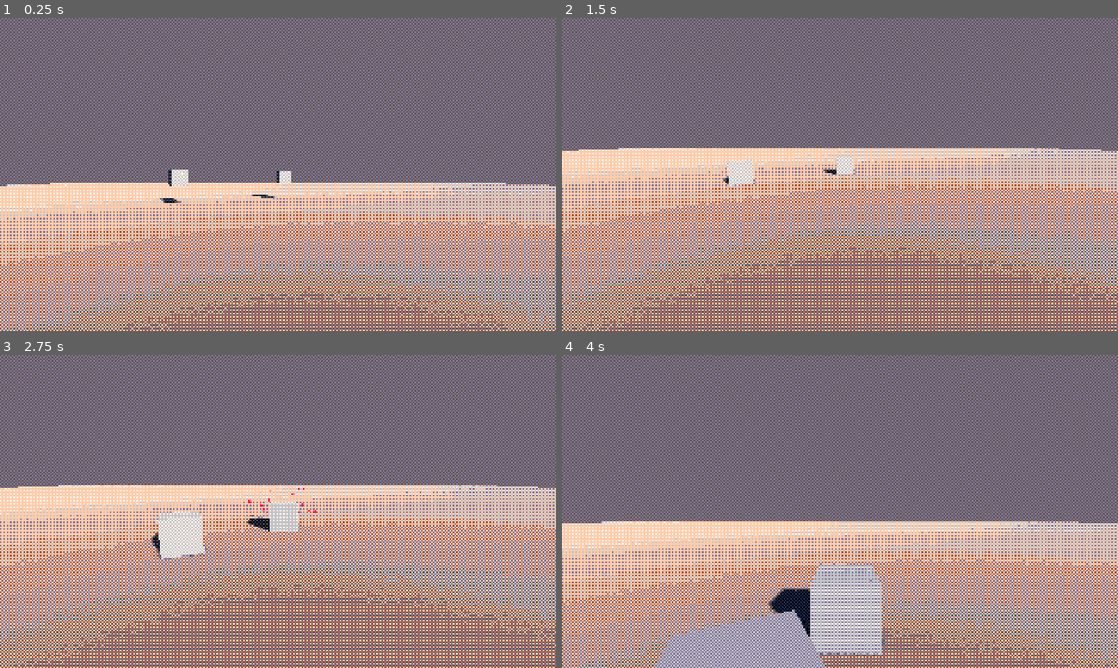
Above: before the commit, frames 1-4 (two rows, left to right).
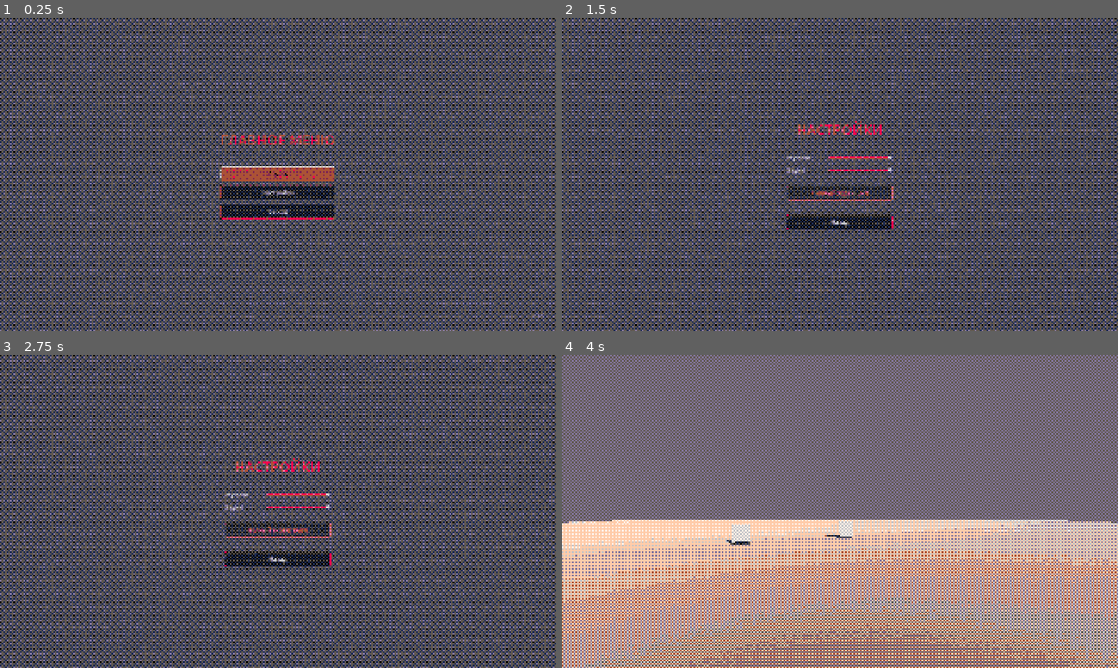
Above: after the commit, the same moments.

Repository: avictasacrifice/godot-templates-2026-3d
Game: Godot game, scene res://_Game/Scene/menu/main menu.tscn
The game is run twice, just before and just after one commit, with the same random seed, the same clock (stepped at 60 frames per second) and the same inputs. Before the commit the project starts from res://_Game/Scene/main/MAIN.tscn.
Inputs (mouse positions are in pixels of both pictures, inside the frame that each line leads up to):
- Up to frame 1 (0.25 s): no input
- Up to frame 2 (1.5 s): click (840, 193) at 0.5 s, where only the run after the commit has a clickable "Настройки"; click (840, 193) at 1.25 s, where only the run after the commit has a clickable "Полный экран: Выкл"
- Up to frame 3 (2.75 s): click (278, 530) at 2 s, where only the run after the commit has a clickable "Полный экран: Вкл"
- Up to frame 4 (4 s): click (840, 558) at 2.75 s, where only the run after the commit has a clickable "Назад"; click (840, 511) at 3.5 s, where only the run after the commit has a clickable "Играть"

The runs differ from the first frame. In frame 1, 86% of the frame differs, in the area x 0-100%, y 0-100%; in frame 2, 88%; in frame 3, 88%; in frame 4, 8.5%.

Commit message:
бля какой пиздец

Diff:
--- a/_Game/Scene/main/MAIN.tscn
+++ b/_Game/Scene/main/MAIN.tscn
@@ -65,24 +65,6 @@
 transform = Transform3D(0.99999976, 0, 0, 0, 0.99999994, 0, 0, 0, 0.99999976, 0, 0, 0)
 shape = SubResource("BoxShape3D_hl1nl")
 
-[node name="Enemy" parent="." unique_id=1859471518 instance=ExtResource("3_w20bv")]
-transform = Transform3D(1, 0, 0, 0, 1, 0, 0, 0, 1, 0, 2.5227563, 2.6736915)
-
-[node name="Enemy2" parent="." unique_id=630593048 instance=ExtResource("3_w20bv")]
-transform = Transform3D(1, 0, 0, 0, 1, 0, 0, 0, 1, 0, 2.5227563, 10.750144)
-
-[node name="Enemy3" parent="." unique_id=341010776 instance=ExtResource("3_w20bv")]
-transform = Transform3D(1, 0, 0, 0, 1, 0, 0, 0, 1, 0, 2.5227563, 25.923176)
-
-[node name="Enemy4" parent="." unique_id=2074479479 instance=ExtResource("3_w20bv")]
-transform = Transform3D(1, 0, 0, 0, 1, 0, 0, 0, 1, -19.70294, 2.5227563, 2.6736915)
-
-[node name="Enemy5" parent="." unique_id=577383417 instance=ExtResource("3_w20bv")]
-transform = Transform3D(1, 0, 0, 0, 1, 0, 0, 0, 1, -19.70294, 2.5227563, 10.750144)
-
-[node name="Enemy6" parent="." unique_id=1503067112 instance=ExtResource("3_w20bv")]
-transform = Transform3D(1, 0, 0, 0, 1, 0, 0, 0, 1, -19.70294, 2.5227563, 25.923176)
-
 [node name="Enemy7" parent="." unique_id=836717552 instance=ExtResource("3_w20bv")]
 transform = Transform3D(0.41691914, 0, -0.9089436, 0, 1, 0, 0.9089436, 0, 0.41691914, 0.5058565, 2.5227563, -17.386166)
 
@@ -102,6 +84,7 @@
 transform = Transform3D(0.41691914, 0, -0.9089436, 0, 1, 0, 0.9089436, 0, 0.41691914, 12.730562, 2.5227563, 11.600187)
 
 [node name="CanvasLayer" type="CanvasLayer" parent="." unique_id=1358943668]
+layer = 300
 
 [node name="Shader" type="Control" parent="CanvasLayer" unique_id=1735017546]
 layout_mode = 3
--- /dev/null
+++ b/_Game/Scene/menu/main menu.tscn
@@ -0,0 +1,37 @@
+[gd_scene format=3 uid="uid://dqaf8qss06d7m"]
+
+[ext_resource type="Shader" uid="uid://6vvrsg3cndc6" path="res://_Game/Scene/main/dither.gdshader" id="1_4tmqj"]
+[ext_resource type="Script" uid="uid://da8ieq6gg25vu" path="res://_Game/Scene/menu/main_menu.gd" id="1_uh72w"]
+[ext_resource type="Script" uid="uid://budg5tjkdblb7" path="res://_Game/Scene/main/palette_controller.gd" id="2_a1nap"]
+
+[sub_resource type="ShaderMaterial" id="ShaderMaterial_hl1nl"]
+shader = ExtResource("1_4tmqj")
+shader_parameter/palette = PackedVector3Array(0, 0, 0, 0, 0, 0, 0, 0, 0, 0, 0, 0, 0, 0, 0, 0, 0, 0, 0, 0, 0, 0, 0, 0, 0, 0, 0, 0, 0, 0, 0, 0, 0, 0, 0, 0, 0, 0, 0, 0, 0, 0, 0, 0, 0, 0, 0, 0, 0, 0, 0, 0, 0, 0, 0, 0, 0, 0, 0, 0, 0, 0, 0, 0, 0, 0, 0, 0, 0, 0, 0, 0, 0, 0, 0, 0, 0, 0, 0, 0, 0, 0, 0, 0, 0, 0, 0, 0, 0, 0, 0, 0, 0, 0, 0, 0, 0, 0, 0, 0, 0, 0, 0, 0, 0, 0, 0, 0, 0, 0, 0, 0, 0, 0, 0, 0, 0, 0, 0, 0, 0, 0, 0, 0, 0, 0, 0, 0, 0, 0, 0, 0, 0, 0, 0, 0, 0, 0, 0, 0, 0, 0, 0, 0, 0, 0, 0, 0, 0, 0, 0, 0, 0, 0, 0, 0, 0, 0, 0, 0, 0, 0, 0, 0, 0, 0, 0, 0, 0, 0, 0, 0, 0, 0, 0, 0, 0, 0, 0, 0, 0, 0, 0, 0, 0, 0, 0, 0, 0, 0, 0, 0)
+shader_parameter/palette_size = 2
+shader_parameter/dither_mode = 2
+shader_parameter/auto_strength = true
+shader_parameter/dither_strength = 0.4
+shader_parameter/pattern_scale = 1.0
+shader_parameter/grain_strength = 0.025
+
+[node name="MainMenu" type="Control" unique_id=354147926]
+layout_mode = 3
+anchors_preset = 0
+
+[node name="CanvasLayer" type="CanvasLayer" parent="." unique_id=588576838]
+layer = 300
+
+[node name="ColorRect" type="ColorRect" parent="CanvasLayer" unique_id=519263632]
+material = SubResource("ShaderMaterial_hl1nl")
+anchors_preset = 15
+anchor_right = 1.0
+anchor_bottom = 1.0
+grow_horizontal = 2
+grow_vertical = 2
+mouse_filter = 2
+script = ExtResource("2_a1nap")
+
+[node name="Control" type="Control" parent="." unique_id=2025825327]
+anchors_preset = 0
+script = ExtResource("1_uh72w")
+game_scene = "uid://d1n6oc3tfm8ls"
--- /dev/null
+++ b/_Game/Scene/menu/main_menu.gd
@@ -0,0 +1,115 @@
+extends Control
+## Главное меню на базе автолоада UIKit.
+##
+## Использование:
+##   1. Повесить скрипт на корневой Control сцены main_menu.tscn
+##   2. Либо указать game_scene в инспекторе → «Играть» переключит сцену,
+##      либо подключиться к сигналу play_requested снаружи.
+##
+## Escape в настройках возвращает в главное меню.
+
+signal play_requested
+signal quit_requested
+
+@export_file("*.tscn") var game_scene: String = ""
+
+var _in_settings := false
+var _fs_button: Button
+
+
+func _ready() -> void:
+	# Сам Control ничего не рисует — не мешаем кликам доходить до UI UIKit.
+	mouse_filter = Control.MOUSE_FILTER_IGNORE
+	_build_main_menu()
+
+
+func _exit_tree() -> void:
+	# Страховка: UIKit-слой живёт в /root, а не в сцене,
+	# поэтому при смене сцены обязательно закрываем экран.
+	if UIKit.is_open():
+		UIKit.close_screen()
+
+
+# =====================================================================
+# Главное меню
+# =====================================================================
+func _build_main_menu() -> void:
+	_in_settings = false
+	UIKit.create_screen(true, false)   # показать курсор, игру не паузить
+
+	UIKit.vbox()
+	UIKit.title("ГЛАВНОЕ МЕНЮ")
+	UIKit.spacer(30)
+	UIKit.button("Играть",    _on_play,       true, true)   # accent + фокус
+	UIKit.button("Настройки", _open_settings)
+	UIKit.button("Выход",     _on_quit)
+	UIKit.pop_parent()                                      # выйти из vbox
+
+	UIKit.dim("v1.0", UIKit.Align.BOTTOM_RIGHT)
+	UIKit.fade_in()
+	Audio.play_music(&"menu", 1.0)
+
+# =====================================================================
+# Настройки
+# =====================================================================
+func _open_settings() -> void:
+	_in_settings = true
+	UIKit.create_screen(true, false)
+
+	UIKit.vbox()
+	UIKit.title("НАСТРОЙКИ")
+	UIKit.spacer(20)
+
+	# Слайдеры громкости — работают, если в проекте есть автолоад Audio
+	# с методами get_volume(bus)/set_volume(bus, v). Иначе просто слайдеры.
+	UIKit.volume_slider("Музыка", &"Music")
+	UIKit.volume_slider("Звуки",  &"SFX")
+
+	UIKit.spacer(10)
+	_fs_button = UIKit.button(_fullscreen_label(), _toggle_fullscreen)
+
+	UIKit.spacer(20)
+	UIKit.button("Назад", func(): Audio.save_settings(); _build_main_menu(), false, true)
+	UIKit.pop_parent()
+
+	UIKit.fade_in()
+
+
+func _fullscreen_label() -> String:
+	var on := DisplayServer.window_get_mode() == DisplayServer.WINDOW_MODE_FULLSCREEN
+	return "Полный экран: %s" % ("Вкл" if on else "Выкл")
+
+
+func _toggle_fullscreen() -> void:
+	var on := DisplayServer.window_get_mode() == DisplayServer.WINDOW_MODE_FULLSCREEN
+	DisplayServer.window_set_mode(
+		DisplayServer.WINDOW_MODE_WINDOWED if on else DisplayServer.WINDOW_MODE_FULLSCREEN
+	)
+	if is_instance_valid(_fs_button):
+		_fs_button.text = _fullscreen_label()
+
+
+# =====================================================================
+# Действия
+# =====================================================================
+func _on_play() -> void:
+	UIKit.close_screen()
+	play_requested.emit()
+	if game_scene != "" and ResourceLoader.exists(game_scene):
+		# deferred — чтобы сигнальные обработчики успели отработать раньше смены сцены
+		get_tree().change_scene_to_file.call_deferred(game_scene)
+
+
+func _on_quit() -> void:
+	UIKit.close_screen()
+	quit_requested.emit()
+	get_tree().quit.call_deferred()
+
+
+# =====================================================================
+# Escape в настройках = «Назад»
+# =====================================================================
+func _unhandled_input(event: InputEvent) -> void:
+	if _in_settings and event.is_action_pressed("ui_cancel"):
+		get_viewport().set_input_as_handled()
+		_build_main_menu()
--- /dev/null
+++ b/_Game/UI/UiKit.gd
@@ -0,0 +1,464 @@
+extends Node
+## UIKit — минималистичный автолоад для быстрой сборки UI из кода.
+##
+## Пример (главное меню):
+##   UIKit.create_screen()
+##   UIKit.vbox()                              # центрированная коробка, пушится в стек
+##   UIKit.title("ГЛАВНОЕ МЕНЮ")
+##   UIKit.spacer(30)
+##   UIKit.button("Играть", _on_play, true, true)   # accent, фокус по умолчанию
+##   UIKit.button("Выход", _on_quit)
+##   UIKit.pop_parent()                        # вышли из vbox
+##   UIKit.dim("v1.0", UIKit.Align.BOTTOM_RIGHT)
+##   UIKit.fade_in()
+##
+## Меню паузы:
+##   UIKit.create_screen(true, true)           # освободить мышь + поставить игру на паузу
+##   ...                                       # close_screen() вернёт мышь и снимет паузу
+##
+## Стек родителей: каждая фабрика кладёт себя в текущего родителя.
+## vbox() / hbox() / panel() / margin() пушат себя в стек — не забудь pop_parent(),
+## либо create_screen() сам почистит стек.
+##
+## Внутри контейнера (vbox, hbox, panel...) текст ложится как обычный элемент.
+## На корне экрана текст растягивается на весь экран и выравнивается по Align.
+##
+## Автолоад Audio необязателен: если он есть, кнопки играют "ui_click" / "ui_hover".
+
+signal screen_closed(layer: CanvasLayer)
+
+# ---------- Палитра ----------
+const C_BG        := Color("#17181b")
+const C_PANEL     := Color("#1e2024")
+const C_TEXT      := Color("#e0e0e0")
+const C_TEXT_DIM  := Color("#8a8a8a")
+const C_ACCENT    := Color("#ff2e2e")
+const C_ACCENT_H  := Color("#ff5a5a")  # hover
+const C_ACCENT_P  := Color("#c82222")  # pressed
+
+# ---------- Метрики ----------
+const FONT_TITLE    := 48
+const FONT_BODY     := 20
+const FONT_BTN      := 20
+const BTN_SIZE      := Vector2(250, 50)
+const SCREEN_MARGIN := 40
+const GAP           := 15
+const PANEL_PAD     := 20
+const SCREEN_LAYER  := 100
+
+enum Align { CENTER, TOP_LEFT, TOP_CENTER, TOP_RIGHT, BOTTOM_LEFT, BOTTOM_CENTER, BOTTOM_RIGHT, FULL }
+
+# ---------- Состояние ----------
+var _stack: Array[Control] = []
+var _layer: CanvasLayer = null
+
+var _restore_mouse_mode: int = -1
+var _restore_pause: bool = false
+var _paused_by_screen: bool = false
+
+
+func _ready() -> void:
+	process_mode = Node.PROCESS_MODE_ALWAYS
+
+
+# =====================================================================
+# Стек родителей
+# =====================================================================
+func _parent() -> Control:
+	if _stack.is_empty():
+		push_error("UIKit: сначала вызови create_screen()")
+		return null
+	return _stack.back()
+
+
+## Безопасно добавляет узел в текущего родителя.
+func _add(node: Node) -> void:
+	var p := _parent()
+	if p:
+		p.add_child(node)
+	else:
+		node.queue_free()
+
+
+func push_parent(node: Control) -> void:
+	if node == null:
+		push_warning("UIKit: push_parent(null) — игнор")
+		return
+	_stack.push_back(node)
+
+
+func pop_parent() -> void:
+	if _stack.size() <= 1:
+		push_warning("UIKit: нельзя pop корневого экрана")
+		return
+	_stack.pop_back()
+
+
+# =====================================================================
+# Экран
+# =====================================================================
+
+## release_mouse — показать курсор (и вернуть прежний режим при close_screen).
+## pause_game    — поставить игру на паузу и приглушить звук (если есть Audio).
+func create_screen(release_mouse := false, pause_game := false) -> Control:
+	close_screen()
+
+	_layer = CanvasLayer.new()
+	_layer.layer = SCREEN_LAYER
+	_layer.process_mode = Node.PROCESS_MODE_ALWAYS   # UI живёт и на паузе
+
+	var screen := Control.new()
+	screen.name = "UIKitScreen"
+	screen.set_anchors_and_offsets_preset(Control.PRESET_FULL_RECT)
+	screen.mouse_filter = Control.MOUSE_FILTER_PASS
+	_layer.add_child(screen)
+
+	# call_deferred — чтобы не ловить "Parent node is busy" при вызове из _ready()
+	get_tree().root.add_child.call_deferred(_layer)
+
+	_stack.clear()
+	_stack.push_back(screen)
+
+	if release_mouse:
+		_restore_mouse_mode = Input.mouse_mode
+		Input.mouse_mode = Input.MOUSE_MODE_VISIBLE
+	if pause_game:
+		_restore_pause = get_tree().paused
+		_paused_by_screen = true
+		get_tree().paused = true
+		_audio_muffle(true)
+	return screen
+
+
+func close_screen() -> void:
+	if is_instance_valid(_layer):
+		var old := _layer
+		old.queue_free()
+		screen_closed.emit(old)
+	_layer = null
+	_stack.clear()
+
+	if _restore_mouse_mode != -1:
+		Input.mouse_mode = _restore_mouse_mode as Input.MouseMode
+		_restore_mouse_mode = -1
+	if _paused_by_screen:
+		get_tree().paused = _restore_pause
+		_paused_by_screen = false
+		_audio_muffle(false)
+
+
+func is_open() -> bool:
+	return is_instance_valid(_layer)
+
+
+# =====================================================================
+# Стили
+# =====================================================================
+func _style(bg: Color, border := Color.TRANSPARENT, border_w := 1) -> StyleBoxFlat:
+	var sb := StyleBoxFlat.new()
+	sb.bg_color = bg
+	sb.set_corner_radius_all(4)
+	sb.content_margin_left   = 14
+	sb.content_margin_right  = 14
+	sb.content_margin_top    = 10
+	sb.content_margin_bottom = 10
+	if border != Color.TRANSPARENT:
+		sb.border_color = border
+		sb.set_border_width_all(border_w)
+	return sb
+
+
+func _style_button(btn: Button, accent: bool) -> void:
+	if accent:
+		btn.add_theme_stylebox_override("normal",  _style(C_ACCENT, C_ACCENT_H))
+		btn.add_theme_stylebox_override("hover",   _style(C_ACCENT_H, C_ACCENT_H))
+		btn.add_theme_stylebox_override("pressed", _style(C_ACCENT_P, C_ACCENT))
+		btn.add_theme_stylebox_override("focus",   _style(C_ACCENT_P, C_TEXT))
+		btn.add_theme_color_override("font_color",         C_BG)
+		btn.add_theme_color_override("font_hover_color",   C_BG)
+		btn.add_theme_color_override("font_pressed_color", C_BG)
+		btn.add_theme_color_override("font_focus_color",   C_BG)
+	else:
+		btn.add_theme_stylebox_override("normal",  _style(C_PANEL, C_ACCENT))
+		btn.add_theme_stylebox_override("hover",   _style(C_PANEL.lightened(0.08), C_ACCENT_H))
+		btn.add_theme_stylebox_override("pressed", _style(C_ACCENT_P, C_ACCENT))
+		btn.add_theme_stylebox_override("focus",   _style(C_PANEL.lightened(0.08), C_ACCENT_H))
+		btn.add_theme_color_override("font_color",         C_TEXT)
+		btn.add_theme_color_override("font_hover_color",   C_ACCENT_H)
+		btn.add_theme_color_override("font_pressed_color", C_TEXT)
+		btn.add_theme_color_override("font_focus_color",   C_ACCENT_H)
+	btn.add_theme_font_size_override("font_size", FONT_BTN)
+
+
+# =====================================================================
+# Фабрики: текст
+# =====================================================================
+func text(txt: String, size: int = FONT_BODY, color: Color = C_TEXT, align: Align = Align.FULL) -> Label:
+	var lbl := Label.new()
+	lbl.text = txt
+	lbl.add_theme_font_size_override("font_size", size)
+	lbl.add_theme_color_override("font_color", color)
+	lbl.mouse_filter = Control.MOUSE_FILTER_IGNORE
+
+	var p := _parent()
+	if p == null:
+		lbl.queue_free()
+		return lbl
+	if p is Container:
+		# Внутри контейнера — обычный элемент, только горизонтальное выравнивание.
+		lbl.horizontal_alignment = _h_align(align)
+	else:
+		_apply_overlay_align(lbl, align)
+	p.add_child(lbl)
+	return lbl
+
+
+func title(txt: String, color: Color = C_ACCENT) -> Label:
+	return text(txt, FONT_TITLE, color, Align.CENTER)
+
+
+## Приглушённый текст. Внимание: порядок аргументов (txt, align, size).
+func dim(txt: String, align: Align = Align.FULL, size: int = FONT_BODY) -> Label:
+	return text(txt, size, C_TEXT_DIM, align)
+
+
+func rich_text(bbcode: String, size: int = FONT_BODY, color: Color = C_TEXT) -> RichTextLabel:
+	var rt := RichTextLabel.new()
+	rt.bbcode_enabled = true
+	rt.fit_content = true
+	rt.scroll_active = false
+	rt.text = bbcode
+	rt.add_theme_font_size_override("normal_font_size", size)
+	rt.add_theme_color_override("default_color", color)
+	rt.mouse_filter = Control.MOUSE_FILTER_IGNORE
+	_add(rt)
+	return rt
+
+
+func _h_align(align: Align) -> HorizontalAlignment:
+	match align:
+		Align.CENTER, Align.TOP_CENTER, Align.BOTTOM_CENTER:
+			return HORIZONTAL_ALIGNMENT_CENTER
+		Align.TOP_RIGHT, Align.BOTTOM_RIGHT:
+			return HORIZONTAL_ALIGNMENT_RIGHT
+	return HORIZONTAL_ALIGNMENT_LEFT
+
+
+func _v_align(align: Align) -> VerticalAlignment:
+	match align:
+		Align.CENTER:
+			return VERTICAL_ALIGNMENT_CENTER
+		Align.BOTTOM_LEFT, Align.BOTTOM_CENTER, Align.BOTTOM_RIGHT:
+			return VERTICAL_ALIGNMENT_BOTTOM
+	return VERTICAL_ALIGNMENT_TOP
+
+
+func _apply_overlay_align(lbl: Label, align: Align) -> void:
+	lbl.set_anchors_and_offsets_preset(Control.PRESET_FULL_RECT)
+	lbl.offset_left   =  SCREEN_MARGIN
+	lbl.offset_top    =  SCREEN_MARGIN
+	lbl.offset_right  = -SCREEN_MARGIN
+	lbl.offset_bottom = -SCREEN_MARGIN
+	lbl.horizontal_alignment = _h_align(align)
+	lbl.vertical_alignment   = _v_align(align)
+
+
+# =====================================================================
+# Фабрики: контейнеры
+# =====================================================================
+func vbox(centered := true, sep: int = GAP) -> VBoxContainer:
+	var box := VBoxContainer.new()
+	box.add_theme_constant_override("separation", sep)
+	box.alignment = BoxContainer.ALIGNMENT_CENTER
+	if centered:
+		var wrap := CenterContainer.new()
+		wrap.set_anchors_and_offsets_preset(Control.PRESET_FULL_RECT)
+		wrap.mouse_filter = Control.MOUSE_FILTER_IGNORE
+		wrap.add_child(box)
+		_add(wrap)
+	else:
+		box.set_anchors_and_offsets_preset(Control.PRESET_FULL_RECT)
+		box.offset_left   =  SCREEN_MARGIN
+		box.offset_top    =  SCREEN_MARGIN
+		box.offset_right  = -SCREEN_MARGIN
+		box.offset_bottom = -SCREEN_MARGIN
+		_add(box)
+	push_parent(box)
+	return box
+
+
+func hbox(sep: int = GAP) -> HBoxContainer:
+	var box := HBoxContainer.new()
+	box.add_theme_constant_override("separation", sep)
+	box.alignment = BoxContainer.ALIGNMENT_CENTER
+	_add(box)
+	push_parent(box)
+	return box
+
+
+func margin(px: int = PANEL_PAD) -> MarginContainer:
+	var m := MarginContainer.new()
+	for side in ["margin_left", "margin_right", "margin_top", "margin_bottom"]:
+		m.add_theme_constant_override(side, px)
+	_add(m)
+	push_parent(m)
+	return m
+
+
+## Панель с фоном и рамкой. Возвращает внутренний VBox и пушит ТОЛЬКО его —
+## один pop_parent() выходит из панели целиком.
+func panel(bg: Color = C_PANEL, border: Color = C_ACCENT) -> VBoxContainer:
+	var pc := PanelContainer.new()
+	pc.add_theme_stylebox_override("panel", _style(bg, border))
+
+	var m := MarginContainer.new()
+	for side in ["margin_left", "margin_right", "margin_top", "margin_bottom"]:
+		m.add_theme_constant_override(side, PANEL_PAD)
+
+	var v := VBoxContainer.new()
+	v.add_theme_constant_override("separation", GAP)
+	v.alignment = BoxContainer.ALIGNMENT_CENTER
+
+	pc.add_child(m)
+	m.add_child(v)
+	_add(pc)
+	push_parent(v)
+	return v
+
+
+func spacer(h: int = GAP) -> Control:
+	var s := Control.new()
+	s.custom_minimum_size = Vector2(0, h)
+	s.mouse_filter = Control.MOUSE_FILTER_IGNORE
+	_add(s)
+	return s
+
+
+func separator() -> HSeparator:
+	var sep := HSeparator.new()
+	_add(sep)
+	return sep
+
+
+# =====================================================================
+# Фабрики: кнопки и поля
+# =====================================================================
+
+## focus — отдать этой кнопке фокус (для управления с клавиатуры / геймпада).
+func button(txt: String, callback: Callable = Callable(), accent := false, focus := false) -> Button:
+	var btn := Button.new()
+	btn.text = txt
+	btn.custom_minimum_size = BTN_SIZE
+	_style_button(btn, accent)
+	if callback.is_valid():
+		btn.pressed.connect(callback)
+	btn.pressed.connect(_on_button_pressed)
+	btn.mouse_entered.connect(_on_button_hover)
+	_add(btn)
+	if focus:
+		btn.grab_focus.call_deferred()   # узел ещё может быть вне дерева
+	return btn
+
+
+func input_field(placeholder: String = "") -> LineEdit:
+	var le := LineEdit.new()
+	le.placeholder_text = placeholder
+	le.custom_minimum_size = Vector2(250, 44)
+	le.add_theme_stylebox_override("normal", _style(C_BG, C_ACCENT))
+	le.add_theme_stylebox_override("focus",  _style(C_BG, C_ACCENT_H))
+	le.add_theme_color_override("font_color",             C_TEXT)
+	le.add_theme_color_override("font_placeholder_color", C_TEXT_DIM)
+	le.add_theme_color_override("caret_color",            C_ACCENT)
+	le.add_theme_font_size_override("font_size", FONT_BODY)
+	_add(le)
+	return le
+
+
+## Строка "подпись + слайдер". callback получает значение слайдера.
+func slider(label: String, value: float, callback: Callable, min_v := 0.0, max_v := 1.0, step := 0.01) -> HSlider:
+	var row := HBoxContainer.new()
+	row.add_theme_constant_override("separation", GAP)
+
+	var lbl := Label.new()
+	lbl.text = label
+	lbl.custom_minimum_size = Vector2(130, 0)
+	lbl.add_theme_font_size_override("font_size", FONT_BODY)
+	lbl.add_theme_color_override("font_color", C_TEXT)
+	lbl.mouse_filter = Control.MOUSE_FILTER_IGNORE
+	row.add_child(lbl)
+
+	var s := HSlider.new()
+	s.min_value = min_v
+	s.max_value = max_v
+	s.step = step
+	s.value = value
+	s.custom_minimum_size = Vector2(220, 28)
+	s.size_flags_vertical = Control.SIZE_SHRINK_CENTER
+	s.add_theme_stylebox_override("slider", _slider_box(C_PANEL.lightened(0.12)))
+	s.add_theme_stylebox_override("grabber_area", _slider_box(C_ACCENT))
+	s.add_theme_stylebox_override("grabber_area_highlight", _slider_box(C_ACCENT_H))
+	if callback.is_valid():
+		s.value_changed.connect(callback)
+	row.add_child(s)
+
+	_add(row)
+	return s
+
+
+## Готовый слайдер громкости шины (нужен автолоад Audio).
+func volume_slider(label: String, bus: StringName) -> HSlider:
+	var audio := _audio()
+	var start: float = audio.get_volume(bus) if audio else 1.0
+	var cb := func(v: float) -> void:
+		var a := _audio()
+		if a:
+			a.set_volume(bus, v)
+	return slider(label, start, cb)
+
+
+func _slider_box(color: Color) -> StyleBoxFlat:
+	var sb := StyleBoxFlat.new()
+	sb.bg_color = color
+	sb.set_corner_radius_all(3)
+	sb.content_margin_top = 4
+	sb.content_margin_bottom = 4
+	return sb
+
+
+# =====================================================================
+# Анимация
+# =====================================================================
+func fade_in(duration: float = 0.25) -> void:
+	if _stack.is_empty():
+		return
+	var screen := _stack[0]
+	if not is_instance_valid(screen):
+		return
+	screen.modulate.a = 0.0
+	var tw := create_tween()
+	tw.tween_property(screen, "modulate:a", 1.0, duration)
+
+
+# =====================================================================
+# Интеграция с Audio (необязательная)
+# =====================================================================
+func _audio() -> Node:
+	return get_node_or_null("/root/Audio")
+
+
+func _on_button_pressed() -> void:
+	var a := _audio()
+	if a and a.has_method("play") and a.has_method("has_sound") and a.has_sound(&"ui_click"):
+		a.play(&"ui_click")
+
+
+func _on_button_hover() -> void:
+	var a := _audio()
+	if a and a.has_method("play") and a.has_method("has_sound") and a.has_sound(&"ui_hover"):
+		a.play(&"ui_hover")
+
+
+func _audio_muffle(enabled: bool) -> void:
+	var a := _audio()
+	if a and a.has_method("muffle"):
+		a.muffle(enabled)
--- a/project.godot
+++ b/project.godot
@@ -11,7 +11,7 @@
 [application]
 
 config/name="Jam_template_2026_3d"
-run/main_scene="uid://d1n6oc3tfm8ls"
+run/main_scene="uid://dqaf8qss06d7m"
 config/features=PackedStringArray("4.7", "Forward Plus")
 config/icon="res://icon.svg"
 
@@ -19,6 +19,7 @@
 
 Audio="*uid://d02b77qql4i8v"
 Shaker="*uid://bpvllwbq2d4pf"
+UIKit="*uid://duuokkffes7fh"
 
 [display]
 
@@ -26,7 +27,6 @@
 window/size/viewport_height=1080
 window/stretch/mode="canvas_items"
 window/stretch/aspect="expand"
-window/vsync/vsync_mode=0
 
 [input]
 
Not shown, added: _Game/Audio/music/menu.wav.import
Not shown, added: _Game/Audio/ui/ui_click_1.wav.import
Not shown, added: _Game/Audio/ui/ui_click_2.wav.import
Not shown, added: _Game/Audio/ui/ui_hover.wav.import
Not shown, added: _Game/Scene/menu/main_menu.gd.uid
Not shown, added: _Game/UI/UiKit.gd.uid
Not shown, added: _Game/Audio/music/menu.wav
Not shown, added: _Game/Audio/ui/ui_click_1.wav
Not shown, added: _Game/Audio/ui/ui_click_2.wav
Not shown, added: _Game/Audio/ui/ui_hover.wav
